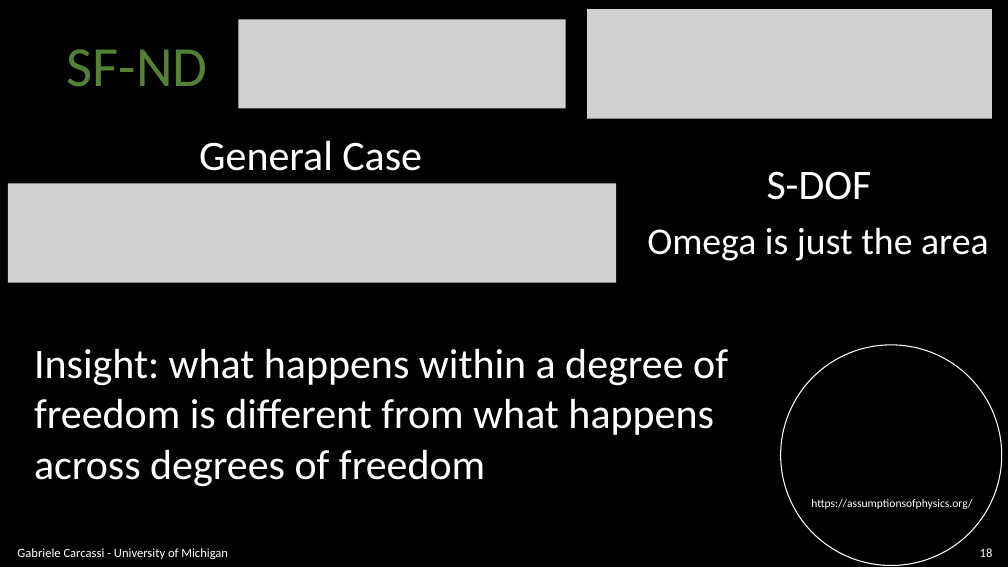
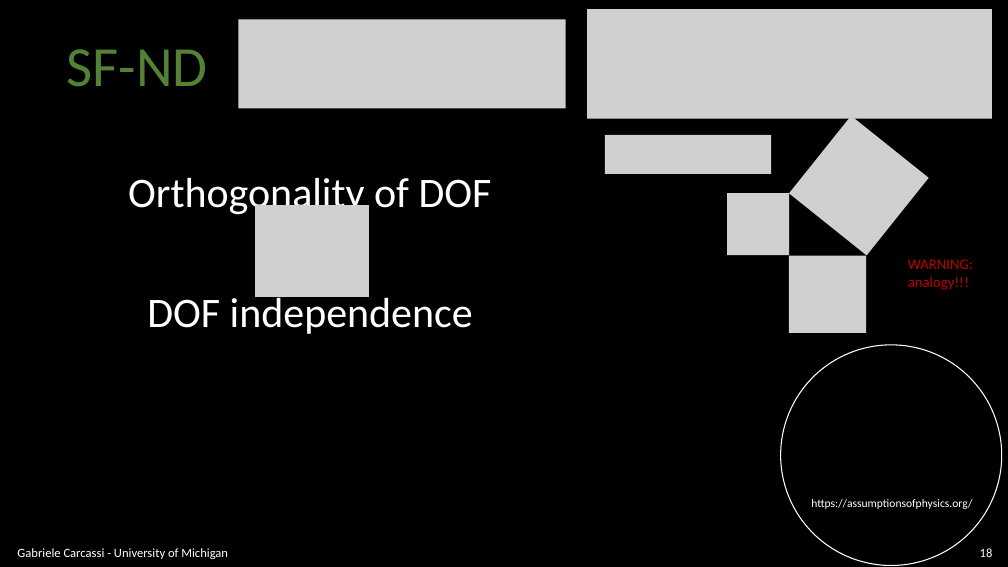
Before and after one commit to assumptionsofphysics/slides, a slide deck: slide 18 of BookCompanions-v2/RP-Class-4.pptx. Drawn at 1008x567 pixels with LibreOffice and Linux fonts; fonts in the diff are those of the drawing; grey boxes stand for pictures; background and template pictures are left out. Boxes give left, top, right and bottom in pixels: in the first picture for what was removed or moved away, otherwise in the second. Text is boxed around its words. In the diff, an @@ line names an element or a change of style, - is before the commit and + after.

```diff
--- a/BookCompanions-v2/RP-Class-4.pptx
+++ b/BookCompanions-v2/RP-Class-4.pptx
@@ picture added at [789, 116, 928, 255] @@
@@ text removed at [199, 141, 422, 171] @@
-General Case
@@ picture added at [605, 135, 771, 174] @@
@@ text added at [128, 178, 492, 217], 40 pt, text #FFFFFF @@
+Orthogonality of DOF
@@ text removed at [767, 171, 872, 200] @@
-S-DOF
@@ picture removed at [8, 184, 616, 283] @@
@@ picture added at [256, 205, 369, 296] @@
@@ picture added at [727, 194, 789, 256] @@
@@ text removed at [647, 227, 989, 261] @@
-Omega is just the area
@@ picture added at [789, 256, 867, 333] @@
@@ text added at [908, 259, 973, 290], 14 pt, text #C00000 @@
+WARNING:
+analogy!!!
@@ text added at [147, 293, 473, 334], 40 pt, text #FFFFFF @@
+DOF independence
@@ text removed at [34, 349, 728, 487] @@
-Insight: what happens within a degree of
-freedom is different from what happens
-across degrees of freedom
```
Also in this commit, not shown: 9 other slides changed, 2 slides added, 1 slide removed, 1 other file.
